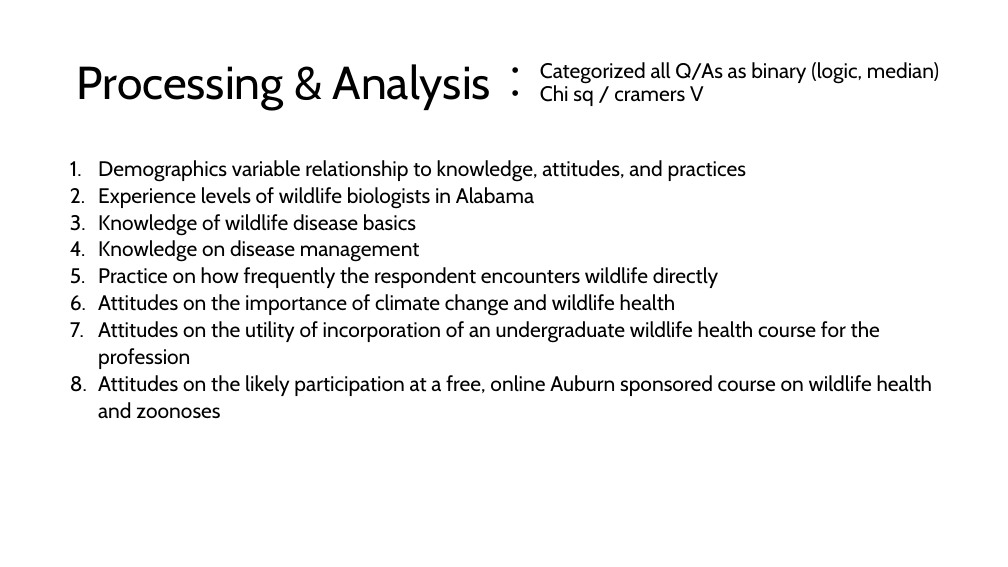
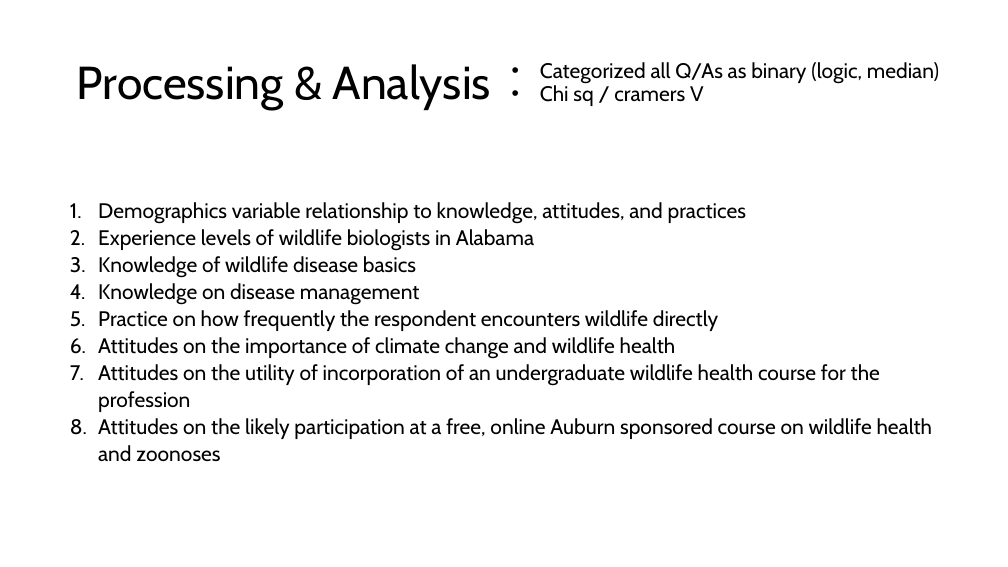
Before and after one commit to rytomey/wildlifeBiologistKAP, a slide deck: slide 3 of development/meetings/M3_Updates0402.pptx. Drawn at 1008x567 pixels with LibreOffice and Linux fonts; fonts in the diff are those of the drawing. Boxes give left, top, right and bottom in pixels: in the first picture for what was removed or moved away, otherwise in the second. Text is boxed around its words. In the diff, an @@ line names an element or a change of style, - is before the commit and + after.

Commit message:
add ppt

```diff
--- a/development/meetings/M3_Updates0402.pptx
+++ b/development/meetings/M3_Updates0402.pptx
@@ text "Demographics variable relationship to knowledge, ...": place and size @@
-text "Demographics variable relationship to knowledge, ..." at <box>98,160,933,396</box>
+text "Demographics variable relationship to knowledge, ..." at <box>98,202,933,439</box>
```
Also in this commit, not shown: 2 other files.
